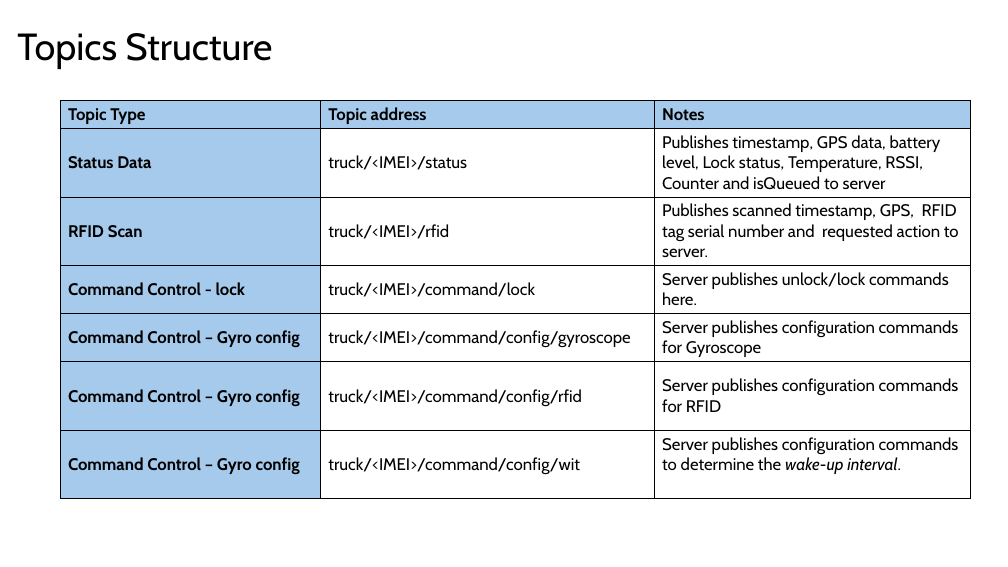
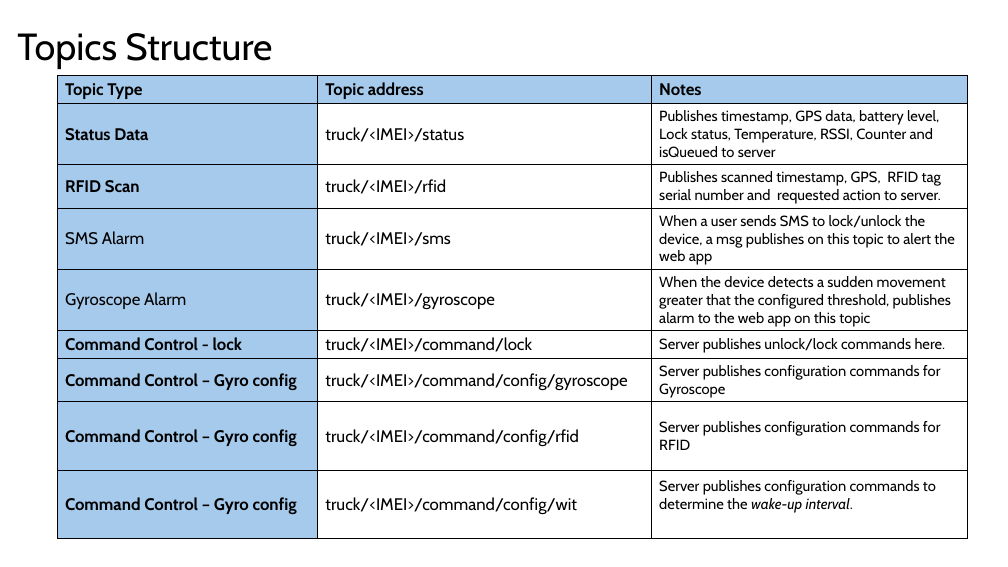
Before and after one commit to hamidrezaHemati/MQTT-AutoLock, a slide deck: slide 7 of Structure/Communication Workflow — MQTT Design & Architecture.pptx (slide 10 before the commit). Drawn at 1008x567 pixels with LibreOffice and Linux fonts; fonts in the diff are those of the drawing. Boxes give left, top, right and bottom in pixels: in the first picture for what was removed or moved away, otherwise in the second. Text is boxed around its words. In the diff, an @@ line names an element or a change of style, - is before the commit and + after.

Commit message:
modfied MQTT design and msg structure

```diff
--- a/Structure/Communication Workflow — MQTT Design & Architecture.pptx
+++ b/Structure/Communication Workflow — MQTT Design & Architecture.pptx
@@ table at (57, 76, 968, 535) @@
+row 4: SMS Alarm | truck/<IMEI>/sms | When a user sends SMS to lock/unlock the device, a msg publishes on this topic to alert the web app
+row 5: Gyroscope Alarm | truck/<IMEI>/gyroscope | When the device detects a sudden movement greater that the configured threshold, publishes alarm to the web app on this topic
@@ table: place and size @@
-table at (60, 101, 971, 516)
+table at (57, 76, 968, 535)
```
Also in this commit, not shown: 4 other slides changed, 2 slides added, 5 slides removed, 1 other file.
